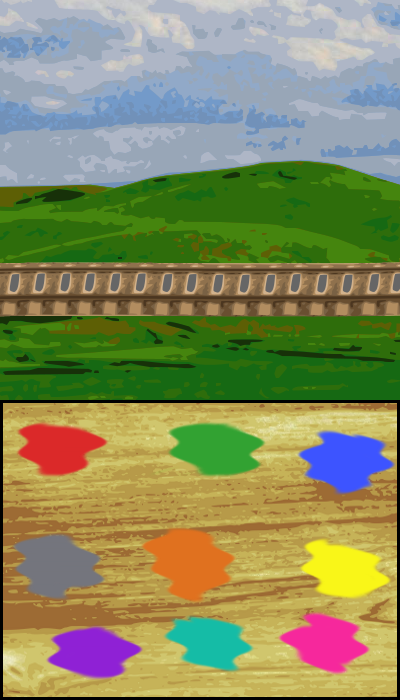
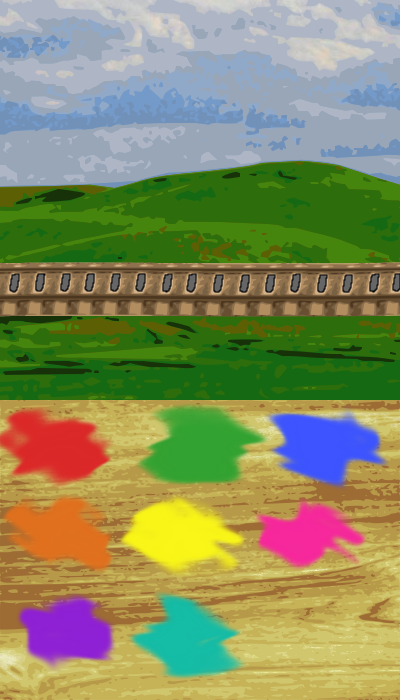
Comparing the layer stacks of the two w=400, h=700 images. Changes:
removed layer "Paint" over [11, 420, 397, 681]
removed layer "Paint Tray" over [0, 400, 400, 700]
added layer "New Paint" above "wood grain.svg" over [0, 402, 391, 681]
added layer "wood grain.svg" above "Train background" over [0, 400, 400, 700]
painted on "Train background" over [9, 273, 400, 293]
removed layer "Background" over [9, 273, 400, 293]
